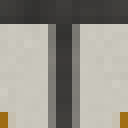
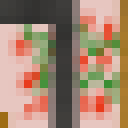
Comparing the layer stacks of the two 128x128 images. Changes:
added layer "Inside SE wall" above "Layer 8 copy 4" over 0, 0, 128, 128
added layer "Layer 8 copy 4" above "Layer 7 copy 4" over 0, 0, 128, 128
hid "Inside horizontal wall copy" over 0, 0, 128, 128
hid "Layer 7 copy 3" over 0, 0, 128, 128
hid "Inside vertical wall" over 0, 0, 128, 128
hid "Layer 6 copy" over 0, 0, 128, 128
